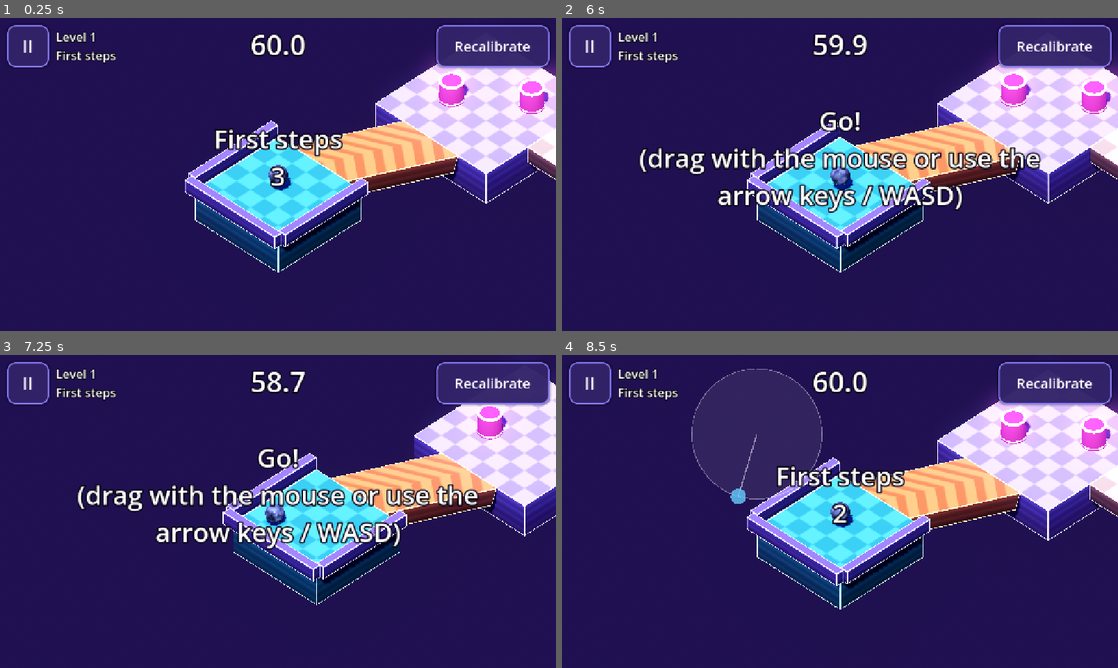
Above: before the commit, frames 1-4 (two rows, left to right).
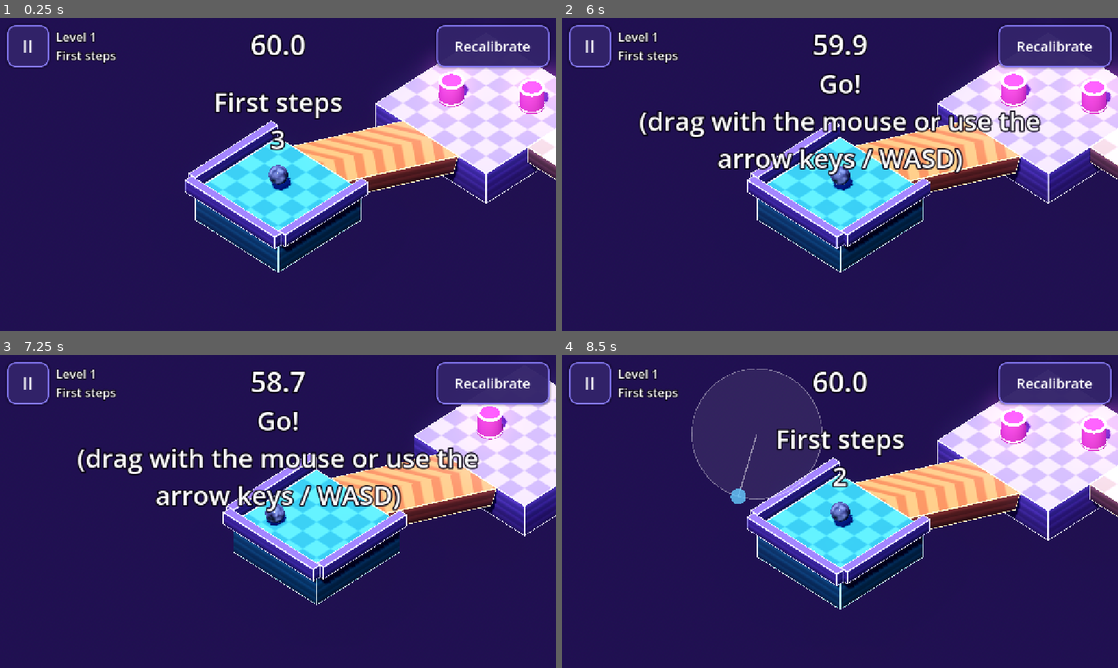
Above: after the commit, the same moments.

Repository: HernanDiaz/carreras-de-canicas
Game: Godot game, scene res://scenes/game.tscn
Same seed, same stepped clock (60 frames per second), same inputs: the game is played once before the commit and once after it. This scene is started directly instead of the project's main scene.
Inputs (mouse positions are in pixels of both pictures, inside the frame that each line leads up to):
- Up to frame 1 (0.25 s): no input
- Up to frame 2 (6 s): click "II" at 0.5 s; click "Restart level" at 1.25 s; click "Recalibrate" at 2 s; tap Enter at 2.75 s; move the mouse to (962, 158) at 2.77 s; hold Right (ui_right) 2.78-3.5 s; tap R at 2.85 s; click (962, 158) at 2.92 s; tap Space at 3.5 s; drag from (728, 190) to (812, 237) at 3.52 s; move the mouse to (895, 105) at 4.27 s; hold Right (ui_right) 4.28-5 s; tap 9 at 4.35 s; drag from (812, 237) to (673, 127) at 5.02 s; move the mouse to (1006, 221) at 5.77 s; hold Left (ui_left) from 5.78 s (still down); tap 3 at 5.85 s
- Up to frame 3 (7.25 s): release Left (ui_left) at 6.5 s; drag from (111, 464) to (194, 433) at 6.52 s
- Up to frame 4 (8.5 s): move the mouse to (867, 511) at 7.27 s; hold Down (ui_down) 7.28-8 s; tap R at 7.35 s; click (867, 511) at 7.42 s; tap Enter at 8 s; drag from (756, 433) to (728, 527) at 8.02 s

The runs differ from the first frame. In frame 1, 2.3% of the frame differs, in the area x 38-62%, y 23-54%; in frame 2, 8.8%, in the area x 13-87%, y 17-63%; in frame 3, 8.8%; in frame 4, 2.3%.

Commit message:
HUD: los avisos grandes (cuenta atrás, ¡Ya! y consejos) suben un poco para no tapar la canica
Co-Authored-By: Claude Opus 5.5 <noreply@anthropic.com>

Diff:
--- a/scenes/game.tscn
+++ b/scenes/game.tscn
@@ -90,9 +90,9 @@
 anchor_right = 0.5
 anchor_bottom = 0.5
 offset_left = -560.0
-offset_top = -130.0
+offset_top = -215.0
 offset_right = 560.0
-offset_bottom = 50.0
+offset_bottom = -35.0
 grow_horizontal = 2
 grow_vertical = 2
 theme_override_constants/outline_size = 12
